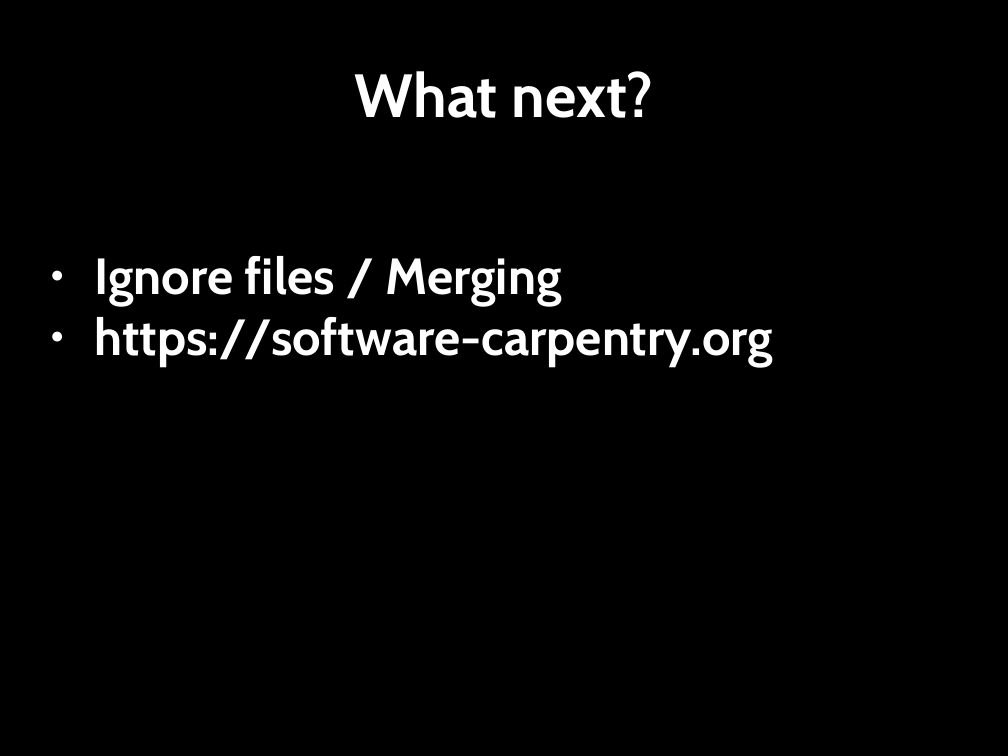
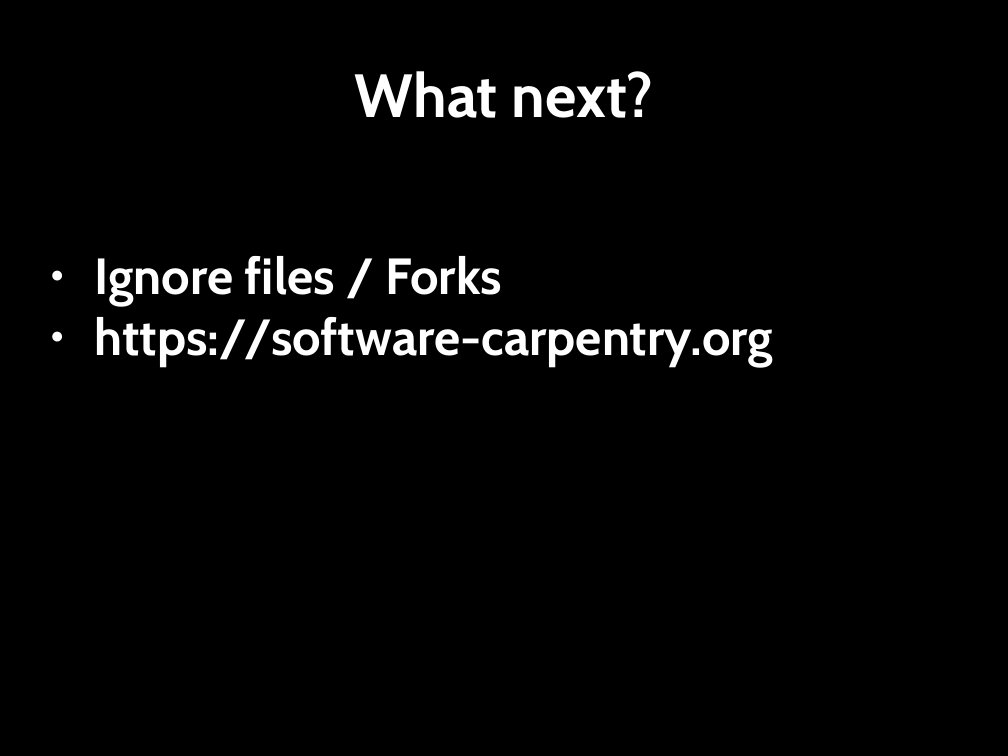
Before and after one commit to Southampton-RSG/2020-05-21-southampton-swc, a slide deck: slide 36 of novice/git/version-control-with-git-slides.odp (slide 33 before the commit). Drawn at 1008x756 pixels with LibreOffice and Linux fonts; fonts in the diff are those of the drawing. Boxes give left, top, right and bottom in pixels: in the first picture for what was removed or moved away, otherwise in the second. Text is boxed around its words. In the diff, an @@ line names an element or a change of style, - is before the commit and + after.

```diff
--- a/novice/git/version-control-with-git-slides.odp
+++ b/novice/git/version-control-with-git-slides.odp
@@ subtitle at [95, 256, 503, 306]: text changed @@
-● Ignore files / Merging
+● Ignore files / Forks
```
Also in this commit, not shown: 3 other slides changed, 5 slides added, 2 slides removed, 8 other files.
